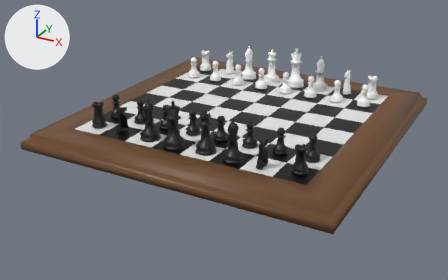
An edit to the COLLADA model Haunted Castle/Datensatz/chess/chess.dae, drawn before and after from the same camera.
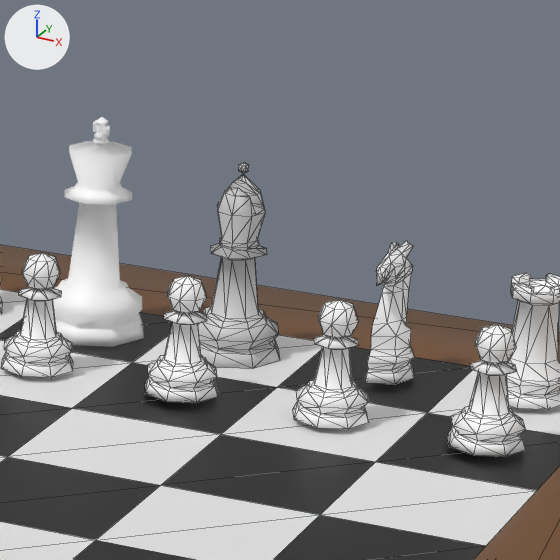
The first picture shows the older version from a 50 mm camera at (-4.11, 5.42, 4.15) aimed at (-6.36, 9.52, 2.1). The close-ups show both versions on the part from 62% to 84% of the width and 10% to 45% of the height of that picture; other places that the commit changed are outside them. The lights are fixed; the arrows at upper left show +X, +Y and +Z. The close-ups show mesh edges as thin lines. Where no turn or scale is listed for an object, it has been applied to the vertices. Vertices at the same position are counted once.

Objects in the first close-up: 'Bishop', 'ChessBoardBlack', 'ChessBoardWhite', 'Chessboard_Surround', 'King', 'Knight_001', 'LPRook_001', 'White_Pawn', 'White_Pawn_001', 'White_Pawn_002', 'White_Pawn_003'.
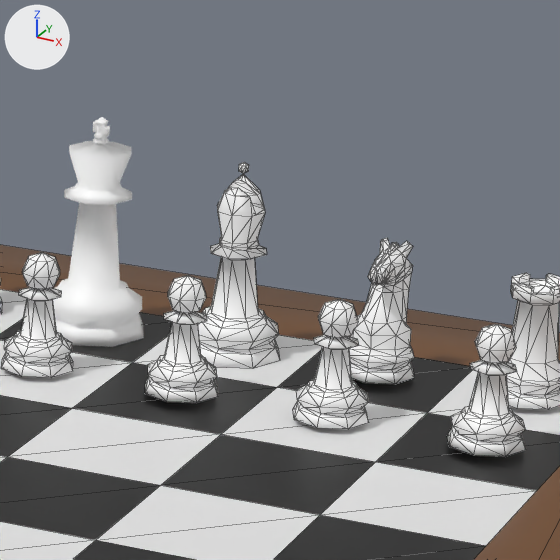
Where the change shows, as pixel boxes [x1, y1, x2, y2] in the close-ups (560 x 560 px):
'Bishop', recoloured (grey to white): [198, 162, 280, 369] in both
'Knight_001', reshaped: before [365, 241, 415, 384]; after [349, 238, 415, 384]
part 1 of me_cylinder_014, added: after [349, 238, 392, 383]

Diff of the bpy script that builds the scene:
```diff
--- a/Haunted Castle/Datensatz/chess/chess.dae.py
+++ b/Haunted Castle/Datensatz/chess/chess.dae.py
@@ mat_material_003 @@
 mat_material_003 = principled_material('Material_003')
-mat_material_003.base_color = (0.64, 0.64, 0.64)  # light grey #d1d1d1
+mat_material_003.base_color = (1.0, 1.0, 1.0)  # white #ffffff
 mat_material_003.roughness = 0.44
@@ me_cylinder_014 @@
 # used by ob_knight_001; location = (0.0, 0.0, 0.0)
-me_cylinder_014.from_pydata(...)  # 111 vertices, 186 faces; spans x -5.698..-5.638, y 10.489..10.609, z 2.31..2.514
+me_cylinder_014.from_pydata(...)  # 188 vertices, 372 faces; spans x -5.758..-5.638, y 10.489..10.609, z 2.31..2.514
+# me_cylinder_014 part 1
+# 77 vertices are added at x -5.758..-5.7, y 10.501..10.604, z 2.31..2.513
+# 186 new faces join them
 me_cylinder_014.materials.append(mat_white_pieces)
```
